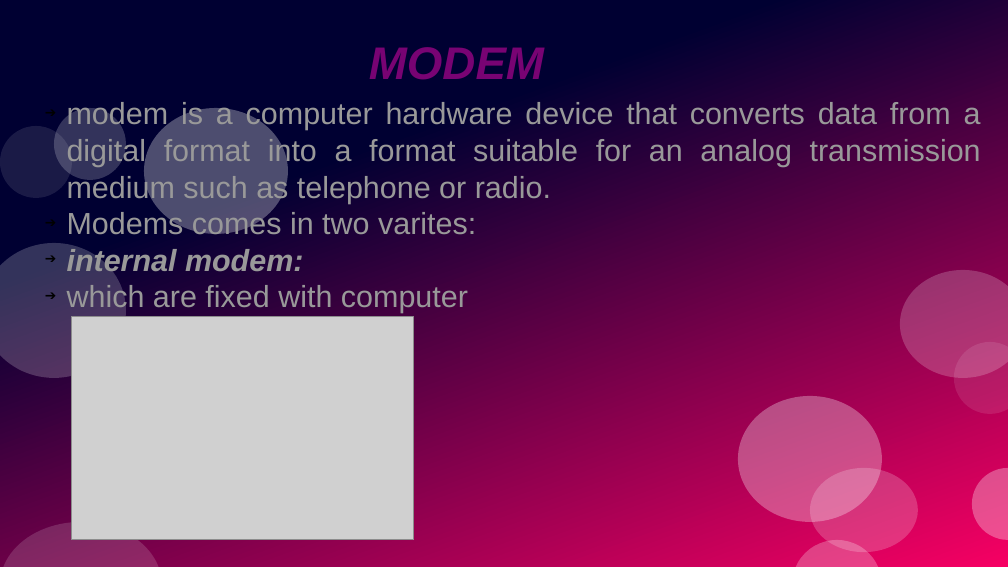
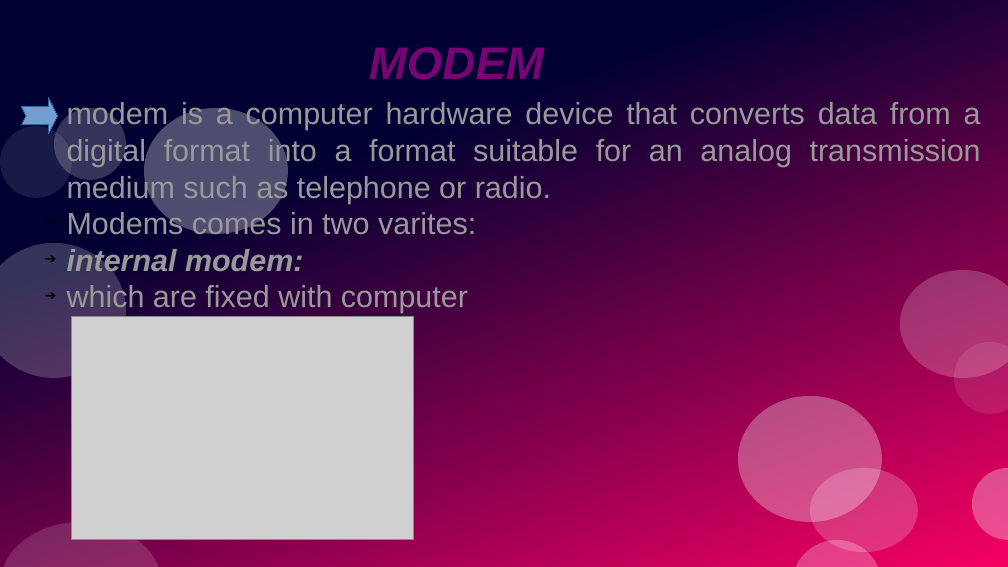
Before and after one commit to rudnesh/school, a slide deck: slide 3 of computer.odp (slide 2 before the commit). Drawn at 1008x567 pixels with LibreOffice and Linux fonts; fonts in the diff are those of the drawing; grey boxes stand for pictures. Boxes give left, top, right and bottom in pixels: in the first picture for what was removed or moved away, otherwise in the second. Text is boxed around its words. In the diff, an @@ line names an element or a change of style, - is before the commit and + after.

```diff
--- a/computer.odp
+++ b/computer.odp
@@ freeform shape added at <box>22,97,58,133</box>, fill #729FCF, outline #3465A4 0 pt @@
```
Also in this commit, not shown: 3 other slides changed, 18 slides added, 1 slide removed.
